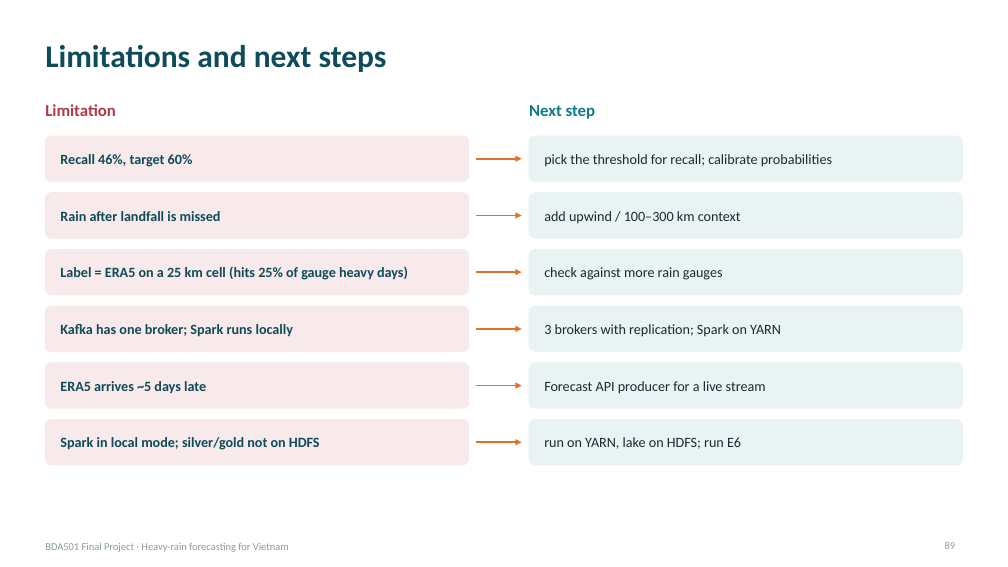
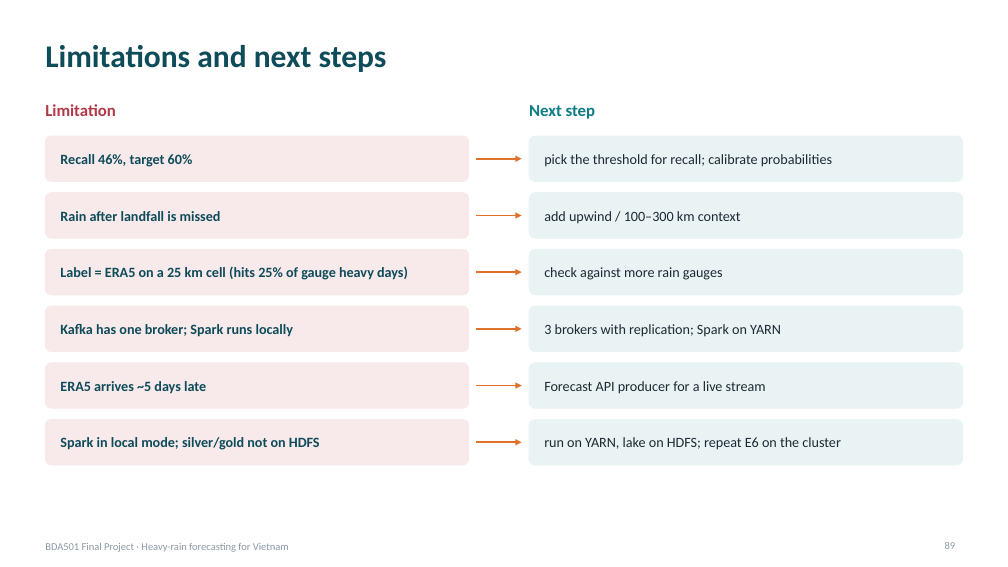
Before and after one commit to PhamLeTanThinh/BDA501_weather, a slide deck: slide 89 of deck/BDA501_Heavy_Rain_Forecast.pptx. Drawn at 1008x567 pixels with LibreOffice and Linux fonts; fonts in the diff are those of the drawing. Boxes give left, top, right and bottom in pixels: in the first picture for what was removed or moved away, otherwise in the second. Text is boxed around its words. In the diff, an @@ line names an element or a change of style, - is before the commit and + after.

```diff
--- a/deck/BDA501_Heavy_Rain_Forecast.pptx
+++ b/deck/BDA501_Heavy_Rain_Forecast.pptx
@@ text at [544, 437, 840, 450]: text changed @@
-run on YARN, lake on HDFS; run E6
+run on YARN, lake on HDFS; repeat E6 on the cluster
```
Also in this commit, not shown: 11 other slides changed, 4 slides added, 2 slides removed, 33 other files.
